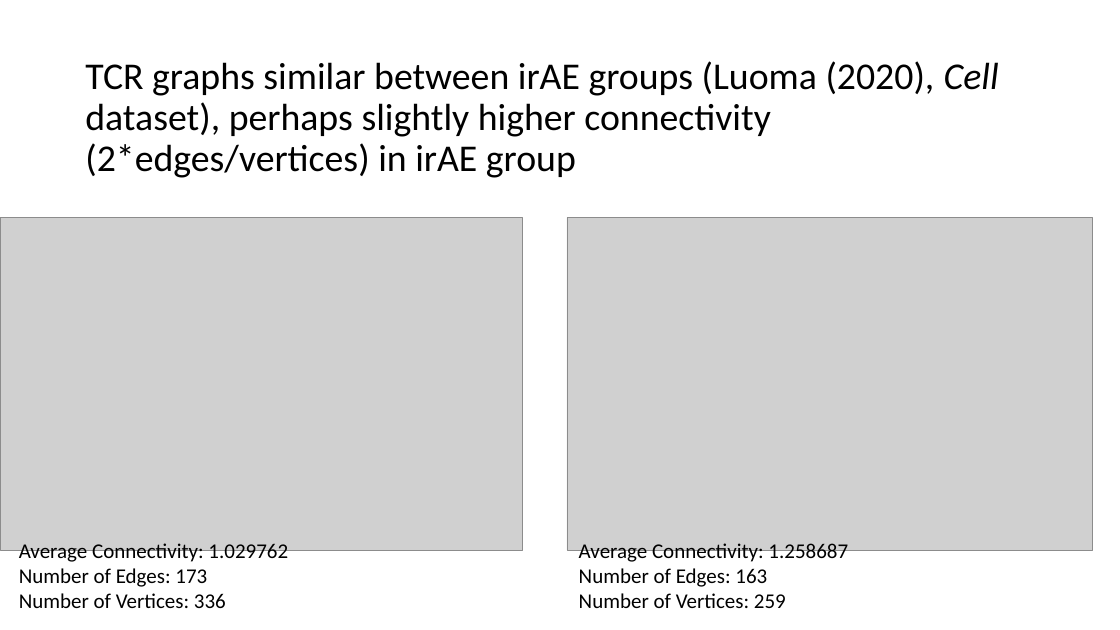
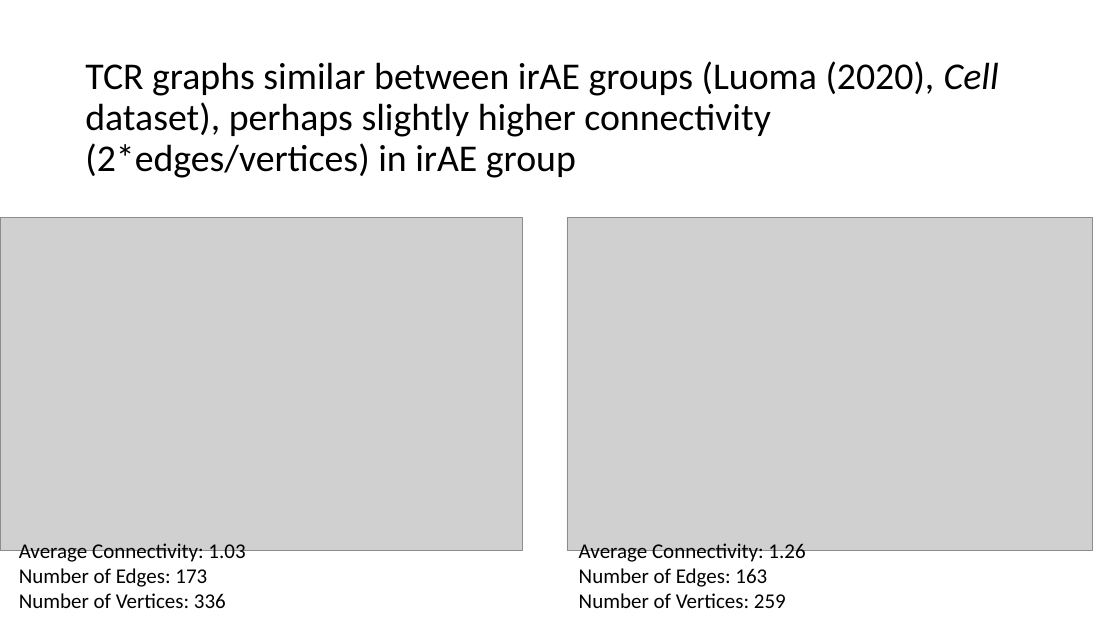
Before and after one commit to tybottorff/bottorffdocs, a slide deck: slide 5 of presentations/weekly_meetings/4_4_24.pptx. Drawn at 1120x630 pixels with LibreOffice and Linux fonts; fonts in the diff are those of the drawing; grey boxes stand for pictures. Boxes give left, top, right and bottom in pixels: in the first picture for what was removed or moved away, otherwise in the second. Text is boxed around its words. In the diff, an @@ line names an element or a change of style, - is before the commit and + after.

```diff
--- a/presentations/weekly_meetings/4_4_24.pptx
+++ b/presentations/weekly_meetings/4_4_24.pptx
@@ text at (x1=19, y1=543, x2=245, y2=564): text changed @@
-Average Connectivity: 1.029762
+Average Connectivity: 1.03
@@ text at (x1=579, y1=543, x2=805, y2=564): text changed @@
-Average Connectivity: 1.258687
+Average Connectivity: 1.26
```
Also in this commit, not shown: 2 other slides changed.
